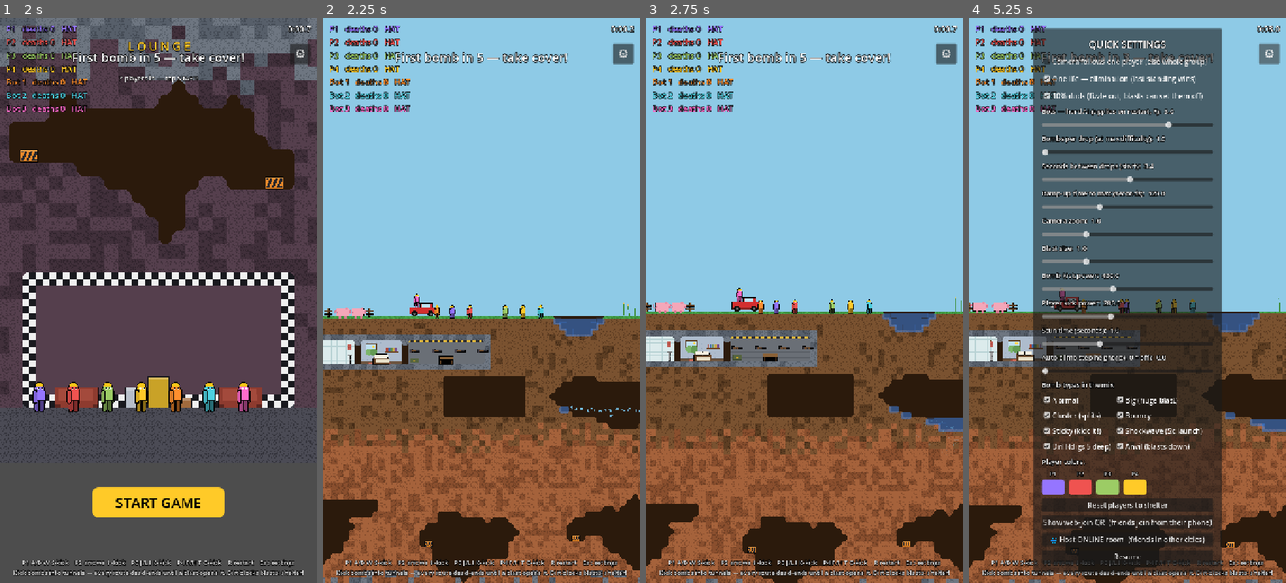
Above: before the commit, frames 1-4 (left to right).
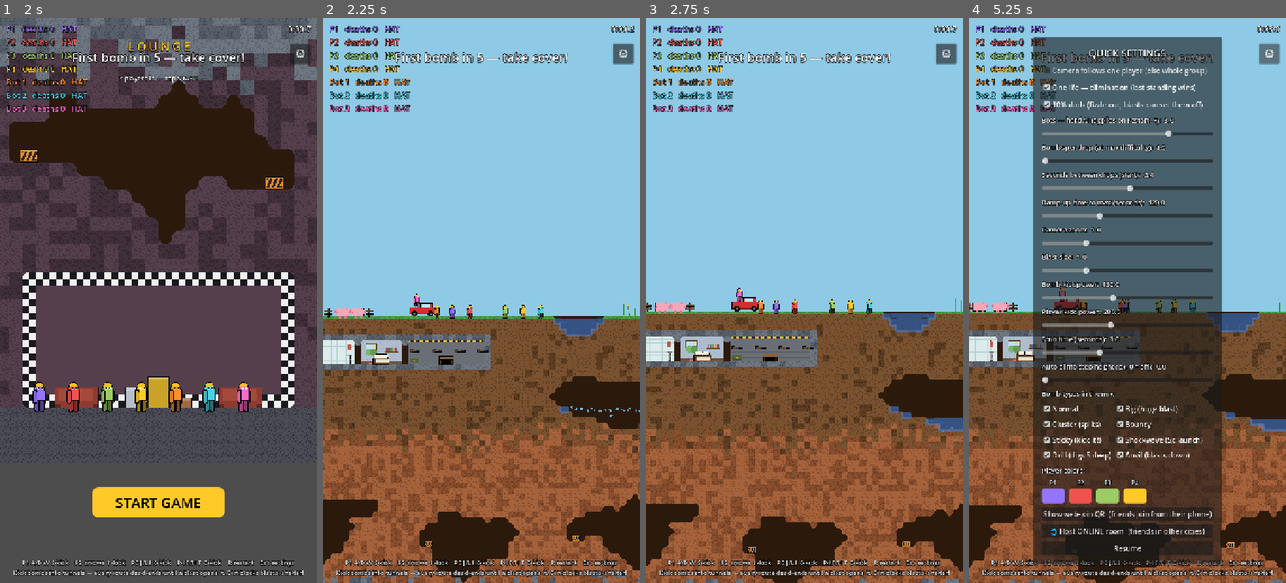
Above: after the commit, the same moments.

Repository: uchy4/dummy
Game: Godot game, scene res://scenes/menu.tscn
Two runs of this game, one before a commit and one after it. Both use one fixed random seed, a clock stepped at 60 frames per second and the inputs below.
Inputs (mouse positions are in pixels of both pictures, inside the frame that each line leads up to):
- Up to frame 1 (2 s): click (126, 323) at 0.52 s; type "12" at 0.6 s; click "HOST GAME" at 1.25 s
- Up to frame 2 (2.25 s): click "START GAME" at 2 s
- Up to frame 3 (2.75 s): no input
- Up to frame 4 (5.25 s): tap Enter (ui_accept) at 2.75 s; move the mouse to (1197, 272) at 2.77 s; hold D (p1_right) 2.78-3.5 s; hold S (p1_kick) 2.78-3.5 s; click (1197, 272) at 2.92 s; tap W (p1_jump) at 3.02, 3.32 s; drag from (1064, 328) to (1073, 554) at 3.52 s; move the mouse to (1159, 176) at 4.27 s; hold A (p1_left) 4.28-5 s; tap L at 4.35 s; click "⚙" at 5 s

Frame 1 is identical in both runs. In frame 2, 1.9% of the frame differs, in the area x 38-64%, y 63-71%; in frame 3, 2.1%; in frame 4, 20%, in the area x 20-80%, y 1-99%.

Commit message:
No bevels above the grass; static shelter removed; kick physics polish
- Chamfers and anti-bevel fills are gated to y >= SURFACE_ROW, native
  masks (art + collision) and web paintCell alike — the raised bedrock
  rim and boundary walls stay perfectly square.
- The static buried shelter at map centre is gone (the dynamic cave
  networks remain), along with the 'Reset players to shelter' option
  end to end (button, signal, handler).
- Kicks pass their direction into fixtures: the truck now slides where
  the kick points (away-from-kicker only as a vertical-kick fallback).
- Pigs and chickens ragdoll when kicked: a real kick tosses the
  tumbling corpse (fx12 streams to web) instead of a stun wobble.
- Player/critter ragdoll joints get angular limits (±1.1 rad) so limbs
  swing without folding across the torso.

Co-Authored-By: Claude Fable 5 <noreply@anthropic.com>
Claude-Session: https://claude.ai/code/session_01QSJudmCHT44WHN37u3ZpBk

Diff:
--- a/bomb-shelter/scripts/bunker_props.gd
+++ b/bomb-shelter/scripts/bunker_props.gd
@@ -490,20 +490,23 @@
 		velocity.x = move_toward(velocity.x, 0.0, 300.0 * delta)
 		move_and_slide()
 
-	func kicked() -> void:
+	func kicked(dir := Vector2.ZERO) -> void:
 		if _dead or absf(velocity.x) > 20.0:
 			return
-		# Shoved away from the nearest player — they just kicked the bumper.
-		var s := 1.0
-		var best := 1e18
-		for n in get_tree().get_nodes_in_group(&"players"):
-			var p := n as Node2D
-			if p == null:
-				continue
-			var d := absf(p.global_position.x - global_position.x)
-			if d < best:
-				best = d
-				s = 1.0 if global_position.x >= p.global_position.x else -1.0
+		# The truck goes wherever the kick points; if the kick is dead
+		# vertical, fall back to away-from-the-kicker.
+		var s := signf(dir.x)
+		if s == 0.0:
+			s = 1.0
+			var best := 1e18
+			for n in get_tree().get_nodes_in_group(&"players"):
+				var p := n as Node2D
+				if p == null:
+					continue
+				var d := absf(p.global_position.x - global_position.x)
+				if d < best:
+					best = d
+					s = 1.0 if global_position.x >= p.global_position.x else -1.0
 		velocity.x = 210.0 * s  # ~one truck-length before friction stops it
 		var wob := create_tween()
 		wob.tween_property(self, "rotation", 0.09 * s, 0.1)
@@ -565,7 +568,7 @@
 		_home_y = position.y
 		z_index = 1
 
-	func kicked() -> void:
+	func kicked(_dir := Vector2.ZERO) -> void:
 		if _dead:
 			return
 		var tw := create_tween()
--- a/bomb-shelter/scripts/corn_stalk.gd
+++ b/bomb-shelter/scripts/corn_stalk.gd
@@ -68,7 +68,7 @@
 
 
 ## Called by the lead's kick loop for group "fixtures" nodes in range.
-func kicked() -> void:
+func kicked(_dir := Vector2.ZERO) -> void:
 	_uproot()
 
 
--- a/bomb-shelter/scripts/critter.gd
+++ b/bomb-shelter/scripts/critter.gd
@@ -151,10 +151,8 @@
 func shove(vel: Vector2) -> void:
 	if not alive:
 		return
-	if vel.length() > 140.0 and _stun_left <= 0.0:
-		_stun_left = 1.3
-		_flail = 0.0
-		velocity += vel.limit_length(500.0)
+	if vel.length() > 140.0:
+		die(vel)  # a real kick ragdolls them: tossed, tumbling, fading
 	else:
 		velocity += vel
 
--- a/bomb-shelter/scripts/fence.gd
+++ b/bomb-shelter/scripts/fence.gd
@@ -33,7 +33,7 @@
 
 
 ## Called by the lead's kick loop for group "fixtures" nodes in range.
-func kicked() -> void:
+func kicked(_dir := Vector2.ZERO) -> void:
 	_break()
 
 
--- a/bomb-shelter/scripts/hud.gd
+++ b/bomb-shelter/scripts/hud.gd
@@ -5,7 +5,6 @@
 
 signal restart_requested
 signal settings_pressed
-signal reset_players_pressed
 signal player_color_changed(index: int, color: Color)
 signal start_requested
 
@@ -338,12 +337,6 @@
 		var ver := _make_label(12, Color(1, 1, 1, 0.5))
 		ver.text = "this device: build %d" % BuildInfo.BUILD
 		vbox.add_child(ver)
-
-	var reset := Button.new()
-	reset.text = "Reset players to shelter"
-	reset.focus_mode = Control.FOCUS_NONE
-	reset.pressed.connect(func() -> void: reset_players_pressed.emit())
-	vbox.add_child(reset)
 
 	var qr := Button.new()
 	qr.text = "Show web-join QR  (friends join from their phone)"
--- a/bomb-shelter/scripts/main.gd
+++ b/bomb-shelter/scripts/main.gd
@@ -162,7 +162,6 @@
 	hud.setup(hud_colors, touch)
 	hud.restart_requested.connect(_on_restart_requested)
 	hud.settings_pressed.connect(_toggle_settings)
-	hud.reset_players_pressed.connect(_reset_players)
 	hud.player_color_changed.connect(_on_player_color_changed)
 	hud.start_requested.connect(_start_match)
 	if Settings.in_lobby and OS.get_environment("BOMB_SHELTER_SMOKE") == "1":
@@ -245,16 +244,6 @@
 		wall.position = Vector2(x, terrain.surface_y() - 700)
 		wall.add_child(cs)
 		world.add_child(wall)
-
-
-# Spread shelter positions out: players collide now, so they can't share one.
-func _shelter_slot(i: int) -> Vector2:
-	return terrain.shelter_spawn() + Vector2((i - (MAX_PLAYERS - 1) / 2.0) * 24.0, 0)
-
-
-func _reset_players() -> void:
-	for i in players.size():
-		players[i].teleport_to(_shelter_slot(i))
 
 
 func _build_finish() -> void:
--- a/bomb-shelter/scripts/net_hub.gd
+++ b/bomb-shelter/scripts/net_hub.gd
@@ -397,6 +397,7 @@
  octx.clearRect(c*PXC,r*PXC,PXC,PXC);
  if(v===4)return;// water renders live each frame (merged liquid body)
  if(!v){
+  if(r<SURF)return;// nothing above the grass bevels
   // Anti-bevel: where two solid sides meet at a corner, fill the wedge so
   // the neighbors' chamfers join into one continuous slant. Chips inside
   // blast range char to 50% like the blocks around them.
@@ -423,7 +424,7 @@
  var col=(hh%100<30)?CELL2[dv]:CELL[dv];
  octx.fillStyle=TSCORCH[i]?shade(col,0.75):col;
  var up=openC(r-1,c),dn=openC(r+1,c),lf=openC(r,c-1),rt=openC(r,c+1);
- var bd=3,bnw=up&&lf&&openC(r-1,c-1)?bd:0,bne=up&&rt&&openC(r-1,c+1)?bd:0,bse=dn&&rt&&openC(r+1,c+1)?bd:0,bsw=dn&&lf&&openC(r+1,c-1)?bd:0;
+ var bd=(r<SURF)?0:3,bnw=up&&lf&&openC(r-1,c-1)?bd:0,bne=up&&rt&&openC(r-1,c+1)?bd:0,bse=dn&&rt&&openC(r+1,c+1)?bd:0,bsw=dn&&lf&&openC(r+1,c-1)?bd:0;
  var bx=c*PXC,by=r*PXC,s=PXC;
  octx.beginPath();
  octx.moveTo(bx+bnw,by);octx.lineTo(bx+s-bne,by);
--- a/bomb-shelter/scripts/player.gd
+++ b/bomb-shelter/scripts/player.gd
@@ -424,7 +424,7 @@
 		var fx := f as Node2D
 		if fx and fx.has_method(&"kicked") \
 				and center.distance_to(fx.global_position) <= KICK_RANGE + 12.0:
-			fx.call(&"kicked")
+			fx.call(&"kicked", dir)
 			hit = true
 	get_tree().call_group(&"sfx", &"play_kick", global_position)
 	if hit:
--- a/bomb-shelter/scripts/ragdoll.gd
+++ b/bomb-shelter/scripts/ragdoll.gd
@@ -197,6 +197,10 @@
 	add_child(j)
 	j.node_a = j.get_path_to(a)
 	j.node_b = j.get_path_to(b)
+	# Limbs swing but never fold across the torso.
+	j.angular_limit_enabled = true
+	j.angular_limit_lower = -1.1
+	j.angular_limit_upper = 1.1
 
 
 func _rect_poly(size: Vector2, col: Color) -> Polygon2D:
--- a/bomb-shelter/scripts/terrain.gd
+++ b/bomb-shelter/scripts/terrain.gd
@@ -300,9 +300,6 @@
 			_gset(x, y, Cell.BEDROCK)
 
 	var cx := W / 2
-	# The shelter is buried under the crust — bombs must excavate the way in.
-	_carve_rect(Rect2i(cx - SHELTER_HALF_W, SHELTER_TOP, SHELTER_HALF_W * 2, SHELTER_H))
-
 	_build_bunker()
 	_build_surface()
 
@@ -684,6 +681,8 @@
 ## Corner-chamfer mask for a solid cell: a corner cuts when BOTH of its
 ## adjacent sides are open. Bits: 1 NW, 2 NE, 4 SE, 8 SW.
 func _tile_mask(x: int, y: int) -> int:
+	if y < SURFACE_ROW:
+		return 0  # nothing above the grass bevels (bedrock rim, sky walls)
 	var up := _side_open(x, y - 1)
 	var dn := _side_open(x, y + 1)
 	var lf := _side_open(x - 1, y)
@@ -706,6 +705,8 @@
 ## adjacent sides are solid, so the neighbors' chamfers join into one
 ## continuous slant (a 1-in-1 staircase reads as a straight 45° ramp).
 func _fill_mask(x: int, y: int) -> int:
+	if y < SURFACE_ROW:
+		return 0  # no anti-bevel wedges in the sky either
 	var up := not _side_open(x, y - 1)
 	var dn := not _side_open(x, y + 1)
 	var lf := not _side_open(x - 1, y)
